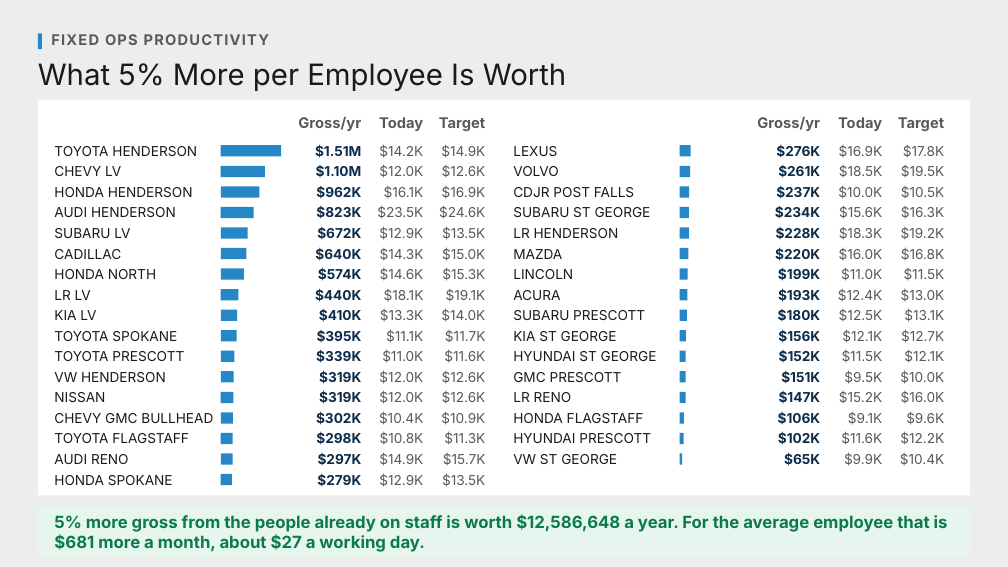
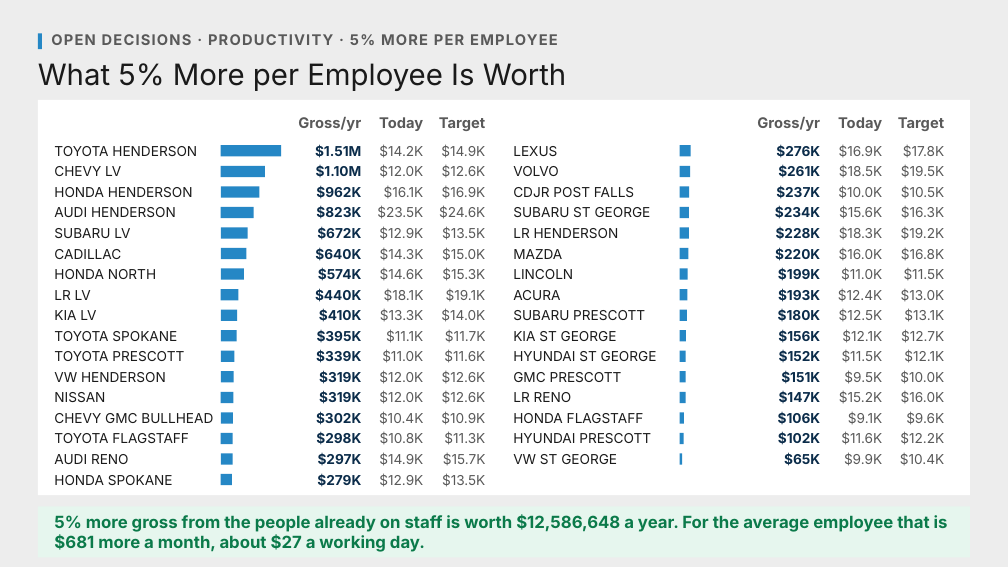
Before and after one commit to Ndresner/Noah, a slide deck: slide 172 of day2-deck/decks/Fixed Ops - Day 2 Example Test Deck.pptx (slide 124 before the commit). Drawn at 1008x567 pixels with LibreOffice and Linux fonts; fonts in the diff are those of the drawing. Boxes give left, top, right and bottom in pixels: in the first picture for what was removed or moved away, otherwise in the second. Text is boxed around its words. In the diff, an @@ line names an element or a change of style, - is before the commit and + after.

```diff
--- a/day2-deck/decks/Fixed Ops - Day 2 Example Test Deck.pptx
+++ b/day2-deck/decks/Fixed Ops - Day 2 Example Test Deck.pptx
@@ text at <box>51,34,558,45</box>: text changed @@
-FIXED OPS PRODUCTIVITY
+OPEN DECISIONS · PRODUCTIVITY · 5% MORE PER EMPLOYEE
```
Also in this commit, not shown: 10 other slides changed, 4 other files.
